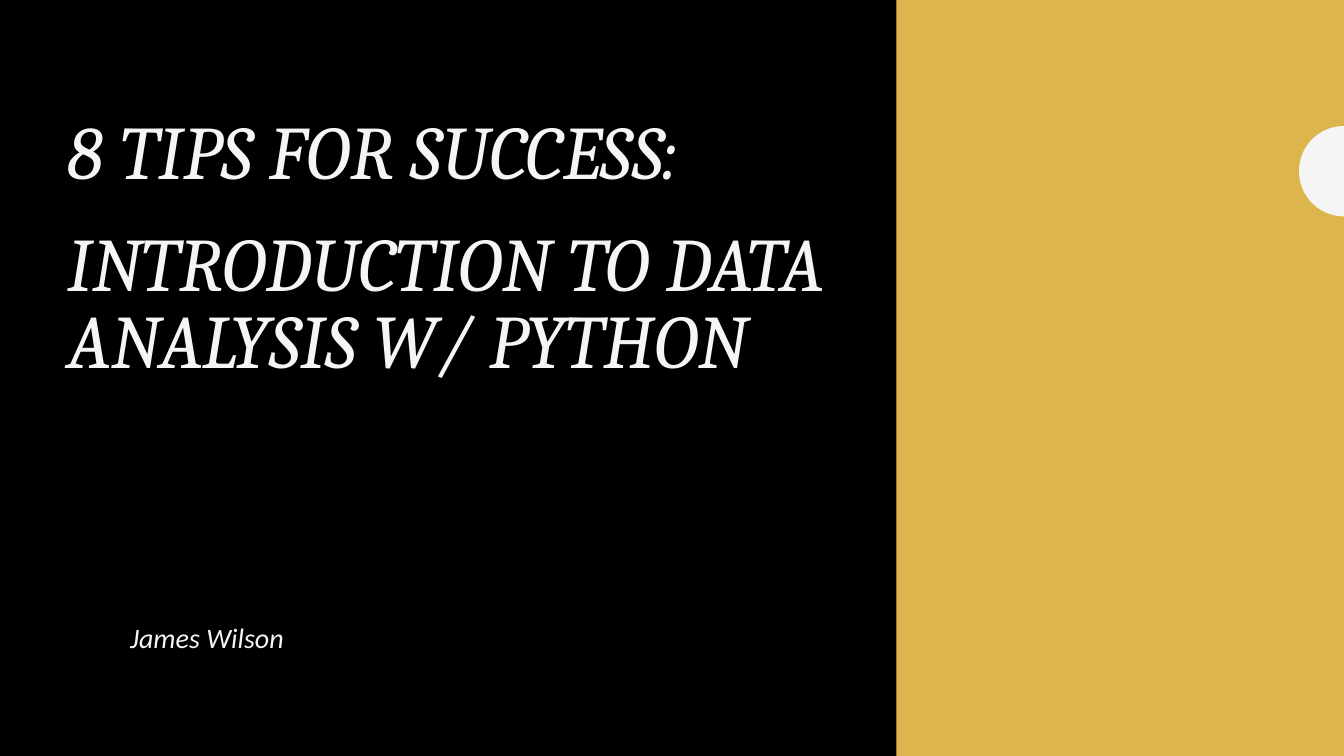
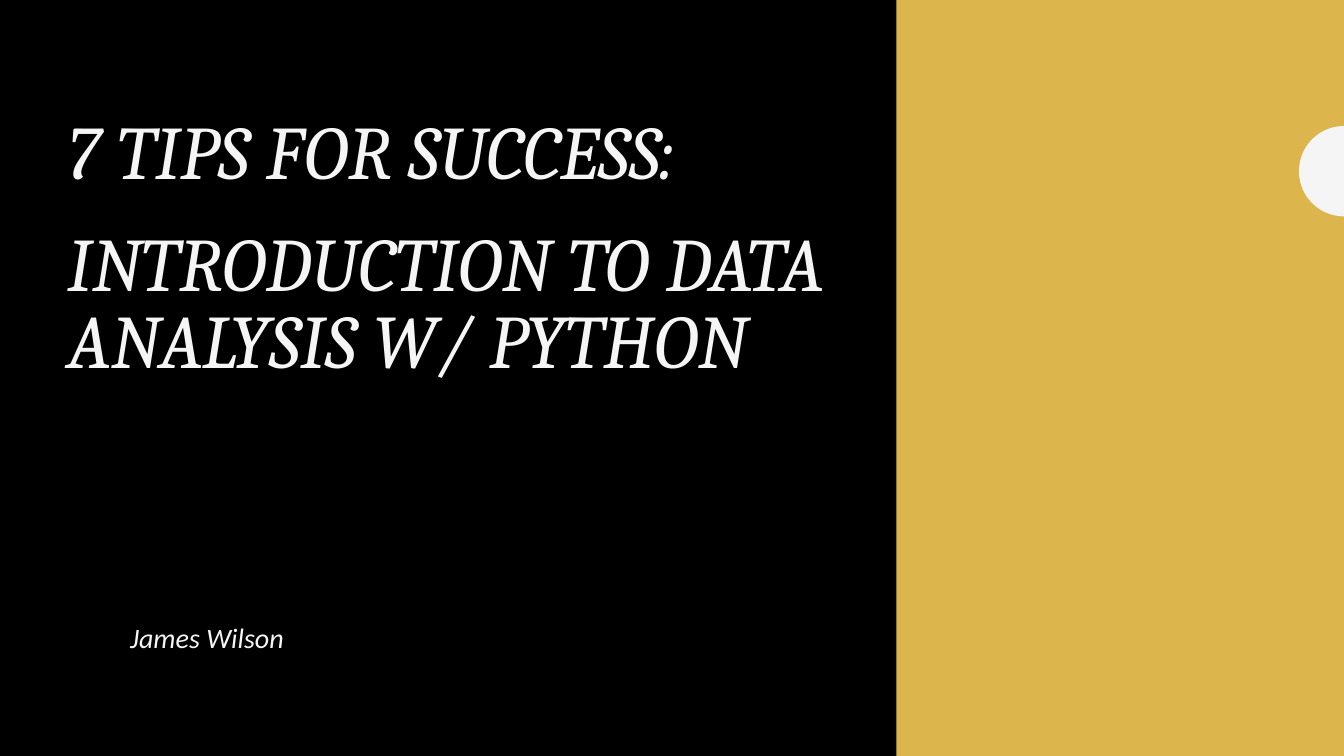
Before and after one commit to JamesWWilson/UCLA-DataFest-Python-Data-Wrangling, a slide deck: slide 1 of IntroPython_TipsForSuccess.pptx. Drawn at 1344x756 pixels with LibreOffice and Linux fonts; fonts in the diff are those of the drawing. Boxes give left, top, right and bottom in pixels: in the first picture for what was removed or moved away, otherwise in the second. Text is boxed around its words. In the diff, an @@ line names an element or a change of style, - is before the commit and + after.

```diff
--- a/IntroPython_TipsForSuccess.pptx
+++ b/IntroPython_TipsForSuccess.pptx
@@ title at (x1=67, y1=128, x2=823, y2=378): text changed @@
-8 TIPS FOR SUCCESS:
-INTRODUCTION TO DATA ANALYSIS W/ PYTHON
+7 TIPS FOR SUCCESS:
+INTRODUCTION TO DATA ANALYSIS W/ PYTHON
```
Also in this commit, not shown: 8 other slides changed, 31 slides added, 1 slide removed, 3 other files.
